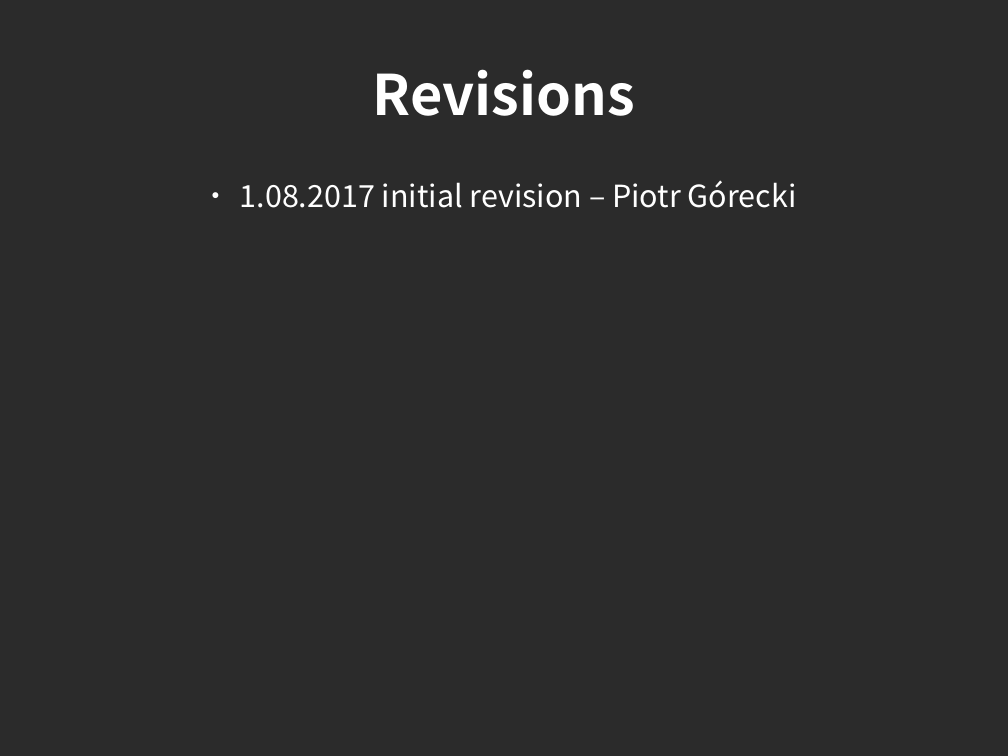
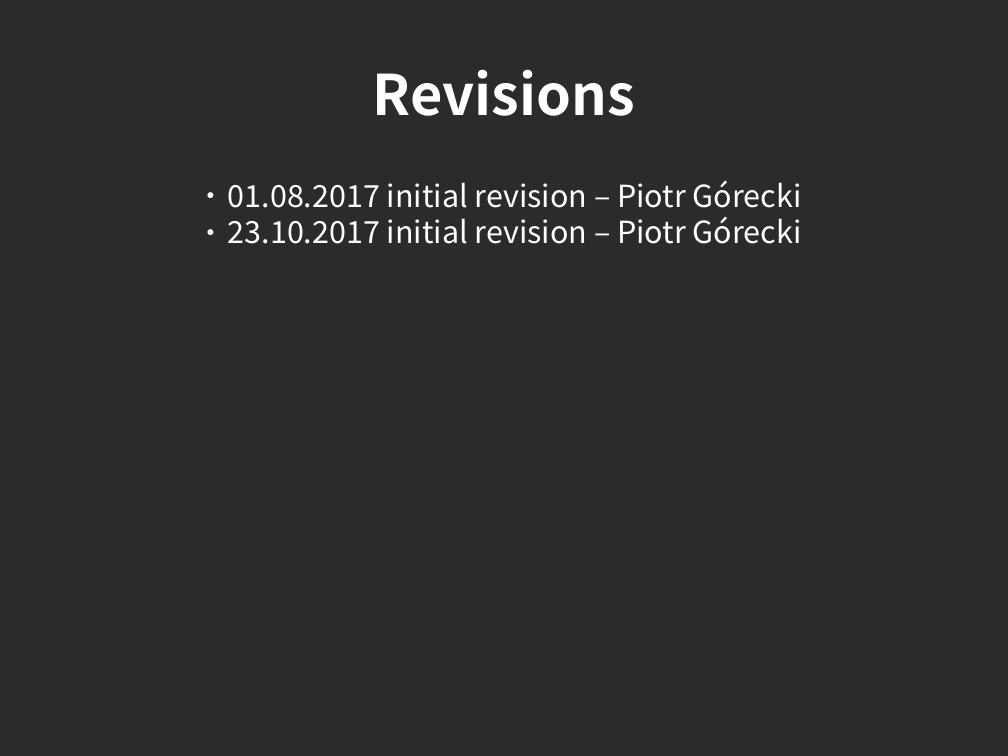
Before and after one commit to piotrek24061988/AutomaticTesting, a slide deck: slide 2 of module1/doc/AutomatedTesting.odp. Drawn at 1008x756 pixels with LibreOffice and Linux fonts; fonts in the diff are those of the drawing; background and template pictures are left out; a plain dark background stands for a picture behind light text. Boxes give left, top, right and bottom in pixels: in the first picture for what was removed or moved away, otherwise in the second. Text is boxed around its words. In the diff, an @@ line names an element or a change of style, - is before the commit and + after.

```diff
--- a/module1/doc/AutomatedTesting.odp
+++ b/module1/doc/AutomatedTesting.odp
@@ subtitle at <box>228,180,802,244</box>: text changed @@
-● 1.08.2017 initial revision – Piotr Górecki
+● 01.08.2017 initial revision – Piotr Górecki
+● 23.10.2017 initial revision – Piotr Górecki
```
Also in this commit, not shown: 11 other slides changed, 2 slides added.
